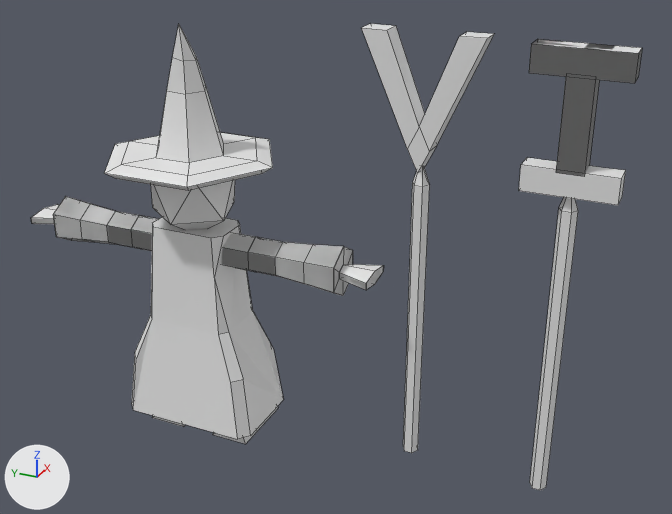
The Blender file Untitled.blend as it was, and as the next commit left it.
Rendered twice from a camera (50 mm lens) standing at (-7.5, -4.95, 4.67) and looking at (0.18, -1.5, 0.83). Every picture has the same lights, and +X, +Y and +Z are marked at lower left. Mesh edges are drawn as thin lines.

The scene before the commit, as lines of its bpy script (objects in view):
```python
me_circle_001 = bpy.data.meshes.new('Circle.001')
me_circle_001.from_pydata(...)  # 140 vertices, 148 faces; spans x -1.2..1.2, y -5.3..-2.6, z -10.1..10.1
me_cube_001 = bpy.data.meshes.new('Cube.001')
me_cube_001.from_pydata(...)  # 36 vertices, 21 faces; spans x -0.76..0.76, y -1.08..1.08, z -1.16..1.0
me_cylinder_001 = bpy.data.meshes.new('Cylinder.001')
me_cylinder_001.from_pydata(...)  # 59 vertices, 44 faces; spans x -2.7..2.2, y -9.4..9.4, z -11.1..86.5
me_cylinder_002 = bpy.data.meshes.new('Cylinder.002')
me_cylinder_002.from_pydata(...)  # 34 vertices, 28 faces; spans x -2.4..2.4, y -12.6..12.7, z -11.1..86.2
me_icosphere = bpy.data.meshes.new('Icosphere')
me_icosphere.from_pydata(...)  # an icosphere of 20 faces spanning x -0.34..0.34, y -0.323..0.323, z -0.38..0.38
ob_circle_001 = bpy.data.objects.new('Circle.001', me_circle_001)
ob_circle_001.location = (0.0, 0.0, 0.0)
ob_circle_001.rotation_euler = (-1.571, 0.0, 0.0)  # degrees (-90, 0, 0)
ob_circle_001.scale = (0.196, 0.196, 0.196)
ob_cube = bpy.data.objects.new('Cube', me_cube_001)
ob_cube.location = (0.0, 0.0, 0.0)
ob_cube.scale = (0.645, 0.704, 1.0)
ob_i_mode = bpy.data.objects.new('I mode', me_cylinder_001)
ob_i_mode.location = (0.21, -3.698, -0.776)
ob_i_mode.scale = (0.0448, 0.0448, 0.0448)
ob_icosphere = bpy.data.objects.new('Icosphere', me_icosphere)
ob_icosphere.location = (0.0, 0.0, 1.377)
ob_icosphere.scale = (1.3, 1.3, 1.3)
ob_v_mode = bpy.data.objects.new('V mode', me_cylinder_002)
ob_v_mode.location = (0.231, -2.336, -0.752)
ob_v_mode.scale = (0.0448, 0.0448, 0.0448)
# also in view: 'Circle' at (0.0, 0.0, 2.36)
```
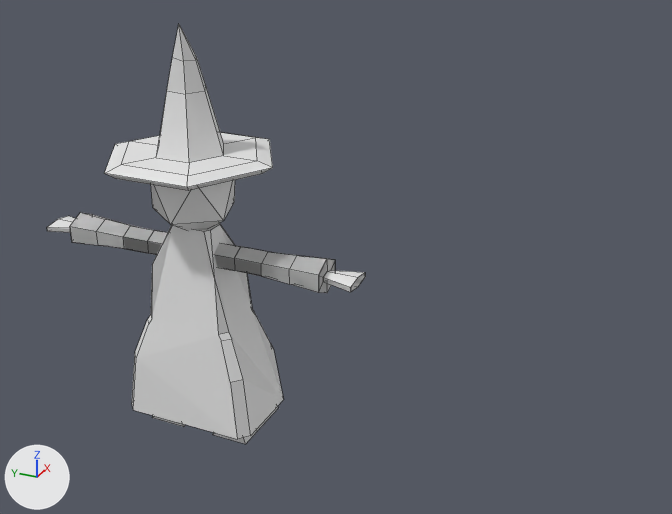
What differs and where, as boxes [x1, y1, x2, y2] in the pictures (672 x 514 px; the box of a moved part takes in the faces that stretch with it):
'Cube', reshaped
    before: [132, 217, 284, 439]
    after: [132, 223, 284, 439]
'I mode', hidden
    before: [519, 39, 642, 490]
'V mode', hidden
    before: [362, 24, 494, 453]
'Circle.001', reshaped, moved, modifiers changed (10% narrower, 18% shorter)
    before: [31, 196, 383, 295]
    after: [47, 212, 365, 293]
part 1 of me_circle_001, moved or reshaped
    before: [31, 196, 158, 251]
    after: [47, 212, 365, 293]
part 2 of me_circle_001, deleted
    before: [221, 232, 383, 295]
part 3 of me_cube_001, moved or reshaped
    before: [134, 217, 274, 396]
    after: [134, 223, 274, 396]

The change, as a diff of the scene's bpy script:
```diff
--- a/Untitled.blend.py
+++ b/Untitled.blend.py
@@ me_circle_001 @@
 me_circle_001.from_pydata(...)  # 140 vertices, 148 faces; spans x -1.2..1.2, y -5.3..-2.6, z -10.1..10.1
 # used by ob_circle_001; location = (0.0, 0.0, 0.0); rotation_euler = (-1.571, 0.0, 0.0), in degrees (-90, 0, 0); scale = (0.196, 0.196, 0.196)
+# me_circle_001 part 1: the loose piece of 70 vertices spanning x -1.2..1.2, y -5.3..-2.6, z 1.7..10.1 is scaled about its middle by (0.835, 0.713, 1), then moved by (0.0, 0.0, -0.9)
+# me_circle_001 part 2: the loose piece of 70 vertices spanning x -1.2..1.2, y -5.3..-2.6, z -10.1..-1.7 is deleted
@@ me_cube_001 @@
 # used by ob_cube; location = (0.0, 0.0, 0.0); scale = (0.645, 0.704, 1.0)
-me_cube_001.from_pydata(...)  # 36 vertices, 21 faces; spans x -0.76..0.76, y -1.08..1.08, z -1.16..1.0
+me_cube_001.from_pydata(...)  # 44 vertices, 25 faces; spans x -0.76..0.76, y -1.08..1.08, z -1.16..1.0
+# me_cube_001 part 3
+# 8 faces are deleted
+# 8 vertices move from x -0.41..0.41, y -0.6..0.6, z 1.0 to x -0.22..0.22, y -0.33..0.33, z 1.0
+# 8 vertices are added at x -0.55..0.55, y -0.74..0.74, z -0.1
+# 12 new faces join them
@@ ob_i_mode @@
 ob_i_mode = bpy.data.objects.new('I mode', me_cylinder_001)
-ob_i_mode.location = (0.21, -3.698, -0.776)
-ob_i_mode.scale = (0.0448, 0.0448, 0.0448)
+ob_i_mode.location = (0.0, 0.0, 0.0)
+ob_i_mode.scale = (0.045, 0.0448, 0.0448)
+ob_i_mode.hide_set(True)
@@ ob_v_mode @@
 ob_v_mode = bpy.data.objects.new('V mode', me_cylinder_002)
-ob_v_mode.location = (0.231, -2.336, -0.752)
+ob_v_mode.location = (0.0, 0.0, 0.0)
 ob_v_mode.scale = (0.0448, 0.0448, 0.0448)
+ob_v_mode.hide_set(True)
@@ ob_circle_001 @@
 ob_circle_001 = bpy.data.objects.new('Circle.001', me_circle_001)
-ob_circle_001.location = (0.0, 0.0, 0.0)
+ob_circle_001.location = (0.0, 0.0, -0.085)
 ob_circle_001.rotation_euler = (-1.571, 0.0, 0.0)  # degrees (-90, 0, 0)
 ob_circle_001.scale = (0.196, 0.196, 0.196)
+_m = ob_circle_001.modifiers.new('Mirror', 'MIRROR')
+_m.use_axis = (False, False, True)
```
